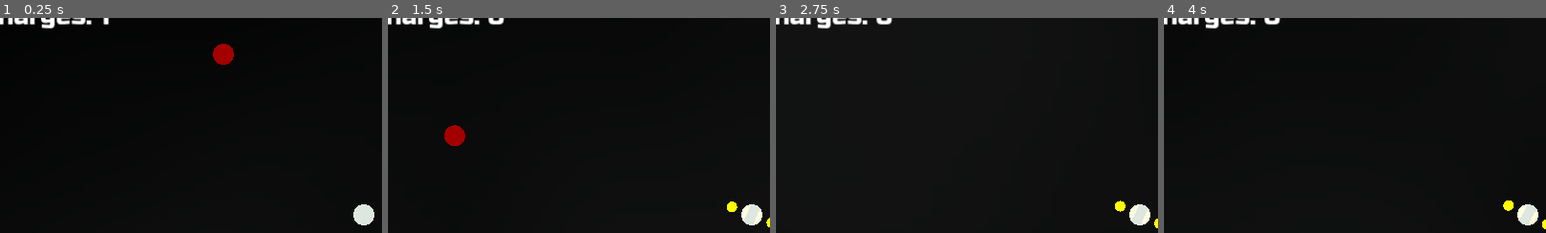
Above: before the commit, frames 1-4 (left to right).
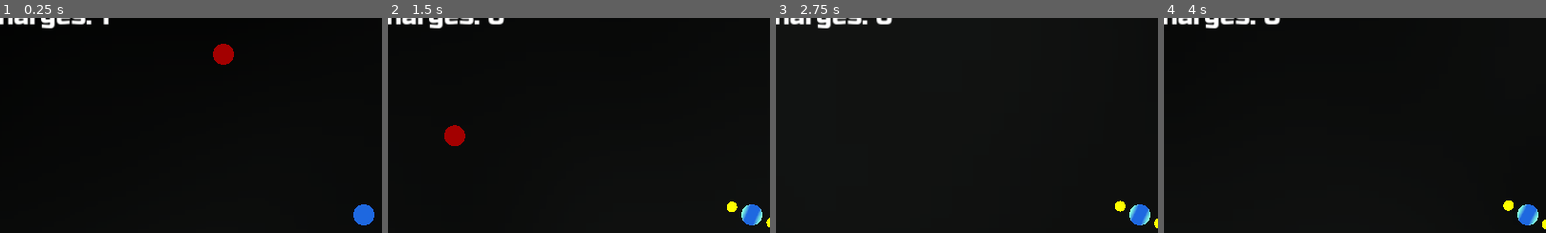
Above: after the commit, the same moments.

Repository: doctor-g/LD55
Game: Godot game, scene res://world.tscn
The game is run twice, just before and just after one commit, with the same random seed, the same clock (stepped at 60 frames per second) and the same inputs.
Inputs (mouse positions are % of the whole screen's width and height, from its top left):
- Up to frame 1 (0.25 s): no input
- Up to frame 2 (1.5 s): move the mouse to (72, 45) at 0.52 s; hold D (move_right) 0.53-1.28 s; tap Space (summon) at 0.6, 1.35 s; move the mouse to (30, 55) at 1.27 s; hold S (move_down) from 1.28 s (still down)
- Up to frame 3 (2.75 s): move the mouse to (60, 28) at 2.02 s; release S (move_down) at 2.03 s; hold D (move_right) from 2.03 s (still down); tap Space (summon) at 2.1 s
- Up to frame 4 (4 s): move the mouse to (45, 70) at 2.77 s; release D (move_right) at 2.78 s; hold W (move_up) 2.78-3.53 s; tap Space (summon) at 2.85, 3.6 s; move the mouse to (80, 65) at 3.52 s; hold A (move_left) from 3.53 s (still down)
The pictures show only the part of the screen within x 2-52%, y 4-54%; the shares and areas given below are measured in that part.

The runs differ from the first frame. In frame 1, 0.4% of the frame differs, in the area x 92-98%, y 86-97%; in frame 2, 0.4%; in frame 3, 0.4%; in frame 4, 0.4%.

Commit message:
Add shell and explosions

Diff:
--- a/project/enemy.gd
+++ b/project/enemy.gd
@@ -14,7 +14,7 @@
 func _physics_process(delta: float) -> void:
 	speed += ACCELERATION * delta
 
-	if target != null:
+	if target != null and target.alive:
 		var new_direction := (target.global_position - global_position).normalized()
 
 		_direction = _direction.move_toward(new_direction, DELTA_TOWARD * delta)
@@ -30,4 +30,9 @@
 	add_sibling(charge)
 	charge.global_position = global_position
 	charge.target_position = global_position + (global_position - cause.global_position).normalized() * CHARGE_DROP_DISTANCE
+
+	var explosion := preload("res://enemy_explosion.tscn").instantiate()
+	add_sibling(explosion)
+	explosion.global_position = global_position
+
 	queue_free()
--- /dev/null
+++ b/project/enemy_explosion.gd
@@ -0,0 +1,8 @@
+extends CPUParticles3D
+
+
+func _ready() -> void:
+	emitting = true
+
+func _on_finished() -> void:
+	queue_free()
--- /dev/null
+++ b/project/enemy_explosion.tscn
@@ -0,0 +1,34 @@
+[gd_scene load_steps=5 format=3 uid="uid://cjjkt74nm2526"]
+
+[ext_resource type="Script" path="res://enemy_explosion.gd" id="1_5j7mq"]
+
+[sub_resource type="StandardMaterial3D" id="StandardMaterial3D_sv062"]
+vertex_color_use_as_albedo = true
+
+[sub_resource type="BoxMesh" id="BoxMesh_0l77k"]
+material = SubResource("StandardMaterial3D_sv062")
+size = Vector3(0.2, 0.2, 0.2)
+
+[sub_resource type="Curve" id="Curve_17gr0"]
+_data = [Vector2(0, 1), 0.0, 0.0, 0, 0, Vector2(0.582278, 0.791209), -1.12346, -1.12346, 0, 0, Vector2(1, 0), 0.0, 0.0, 0, 0]
+point_count = 3
+
+[node name="EnemyExplosion" type="CPUParticles3D"]
+emitting = false
+one_shot = true
+explosiveness = 0.9
+local_coords = true
+mesh = SubResource("BoxMesh_0l77k")
+particle_flag_rotate_y = true
+spread = 180.0
+flatness = 0.9
+gravity = Vector3(0, 0, 0)
+initial_velocity_min = 0.2
+initial_velocity_max = 1.0
+angular_velocity_min = -5.0
+angular_velocity_max = 5.0
+scale_amount_curve = SubResource("Curve_17gr0")
+color = Color(1, 0.2, 0.0823529, 1)
+script = ExtResource("1_5j7mq")
+
+[connection signal="finished" from="." to="." method="_on_finished"]
--- a/project/hero.gd
+++ b/project/hero.gd
@@ -1,22 +1,30 @@
 extends CharacterBody3D
+
+signal death_finished
 
 const SPEED := 20.0
 const ACCELERATION := 1.0
 const SATELLITE_SCENE := preload("res://satellite.tscn")
 
+var alive := true
 var charges := 1:
 	set(value):
 		charges = value
 		_update_charges_label()
 
 
+@onready var _shell := $Shell
 @onready var _satellites := $Satellites
+
 
 func _ready() -> void:
 	_update_charges_label()
 
 
 func _physics_process(_delta: float) -> void:
+	if not alive:
+		return
+
 	var direction := Input.get_vector("move_left", "move_right", "move_down", "move_up")
 	var vector := Vector3(direction.x, 0, -direction.y).normalized()
 	var target_velocity := vector * SPEED
@@ -39,12 +47,28 @@
 
 
 func charge() -> void:
+	if not alive:
+		return
+
 	charges += 1
 
 
 func damage() -> void:
-	print("OUCH")
+	if not alive:
+		return
+
+	if _shell != null:
+		%ShellParticles.emitting = true
+		_shell.queue_free()
+	else:
+		alive = false
+		$AnimationPlayer.play("death")
 
 
 func _update_charges_label() -> void:
 	%ChargesLabel.text = "Charges: %d" % charges
+
+
+func _scale_to_zero() -> void:
+	await create_tween().tween_property($Heart, "scale", Vector3.ZERO, 1.0).finished
+	death_finished.emit()
--- a/project/hero.tscn
+++ b/project/hero.tscn
@@ -12,7 +12,11 @@
 noise = SubResource("FastNoiseLite_n3gbn")
 
 [sub_resource type="StandardMaterial3D" id="StandardMaterial3D_ymwut"]
+albedo_color = Color(0.14902, 0.45098, 1, 1)
 normal_texture = SubResource("NoiseTexture2D_8u6yp")
+
+[sub_resource type="StandardMaterial3D" id="StandardMaterial3D_25d3w"]
+albedo_color = Color(0.709804, 0.384314, 0.443137, 1)
 
 [sub_resource type="SphereShape3D" id="SphereShape3D_f57xk"]
 
@@ -20,11 +24,102 @@
 font = ExtResource("2_bot50")
 font_size = 64
 
+[sub_resource type="Animation" id="Animation_84dj6"]
+resource_name = "heartbeat"
+length = 0.7
+loop_mode = 1
+tracks/0/type = "value"
+tracks/0/imported = false
+tracks/0/enabled = true
+tracks/0/path = NodePath("Heart:scale")
+tracks/0/interp = 1
+tracks/0/loop_wrap = true
+tracks/0/keys = {
+"times": PackedFloat32Array(0, 0.2, 0.6, 0.7),
+"transitions": PackedFloat32Array(1, 0.450625, 1.68179, 1.68179),
+"update": 0,
+"values": [Vector3(1, 1, 1), Vector3(0.8, 0.8, 0.8), Vector3(1.25, 1.25, 1.25), Vector3(1, 1, 1)]
+}
+
+[sub_resource type="Animation" id="Animation_ix158"]
+length = 0.001
+tracks/0/type = "value"
+tracks/0/imported = false
+tracks/0/enabled = true
+tracks/0/path = NodePath("Heart:scale")
+tracks/0/interp = 1
+tracks/0/loop_wrap = true
+tracks/0/keys = {
+"times": PackedFloat32Array(0),
+"transitions": PackedFloat32Array(1),
+"update": 0,
+"values": [Vector3(1, 1, 1)]
+}
+tracks/1/type = "value"
+tracks/1/imported = false
+tracks/1/enabled = true
+tracks/1/path = NodePath("Heart:material:albedo_color")
+tracks/1/interp = 1
+tracks/1/loop_wrap = true
+tracks/1/keys = {
+"times": PackedFloat32Array(0),
+"transitions": PackedFloat32Array(1),
+"update": 0,
+"values": [Color(0.709804, 0.384314, 0.443137, 1)]
+}
+
+[sub_resource type="Animation" id="Animation_egfq0"]
+resource_name = "death"
+tracks/0/type = "value"
+tracks/0/imported = false
+tracks/0/enabled = true
+tracks/0/path = NodePath("Heart:material:albedo_color")
+tracks/0/interp = 1
+tracks/0/loop_wrap = true
+tracks/0/keys = {
+"times": PackedFloat32Array(0, 0.6, 0.9),
+"transitions": PackedFloat32Array(1, 1, 1),
+"update": 0,
+"values": [Color(0.709804, 0.384314, 0.443137, 1), Color(0.996078, 0.901961, 0.0352941, 1), Color(1, 1, 1, 1)]
+}
+tracks/1/type = "method"
+tracks/1/imported = false
+tracks/1/enabled = true
+tracks/1/path = NodePath(".")
+tracks/1/interp = 1
+tracks/1/loop_wrap = true
+tracks/1/keys = {
+"times": PackedFloat32Array(0.8),
+"transitions": PackedFloat32Array(1),
+"values": [{
+"args": [],
+"method": &"_scale_to_zero"
+}]
+}
+
+[sub_resource type="AnimationLibrary" id="AnimationLibrary_12jqy"]
+_data = {
+"RESET": SubResource("Animation_ix158"),
+"death": SubResource("Animation_egfq0"),
+"heartbeat": SubResource("Animation_84dj6")
+}
+
+[sub_resource type="StandardMaterial3D" id="StandardMaterial3D_b1svh"]
+albedo_color = Color(0.149317, 0.449044, 1, 1)
+
+[sub_resource type="PlaneMesh" id="PlaneMesh_d5wck"]
+material = SubResource("StandardMaterial3D_b1svh")
+size = Vector2(0.2, 0.2)
+
 [node name="Hero" type="CharacterBody3D"]
 script = ExtResource("1_8uykj")
 
-[node name="CSGSphere3D" type="CSGSphere3D" parent="."]
+[node name="Shell" type="CSGSphere3D" parent="."]
 material = SubResource("StandardMaterial3D_ymwut")
+
+[node name="Heart" type="CSGSphere3D" parent="."]
+radius = 0.35
+material = SubResource("StandardMaterial3D_25d3w")
 
 [node name="CollisionShape3D" type="CollisionShape3D" parent="."]
 shape = SubResource("SphereShape3D_f57xk")
@@ -43,3 +138,24 @@
 offset_bottom = 23.0
 text = "Charges: "
 label_settings = SubResource("LabelSettings_12g4h")
+
+[node name="AnimationPlayer" type="AnimationPlayer" parent="."]
+libraries = {
+"": SubResource("AnimationLibrary_12jqy")
+}
+autoplay = "heartbeat"
+
+[node name="ShellParticles" type="CPUParticles3D" parent="."]
+unique_name_in_owner = true
+emitting = false
+amount = 30
+one_shot = true
+explosiveness = 0.9
+mesh = SubResource("PlaneMesh_d5wck")
+emission_shape = 2
+emission_sphere_radius = 0.5
+spread = 180.0
+flatness = 1.0
+gravity = Vector3(0, 0, 0)
+initial_velocity_min = 2.0
+initial_velocity_max = 4.0
Not shown: 1 places in project/hero.tscn that only renumber resources
